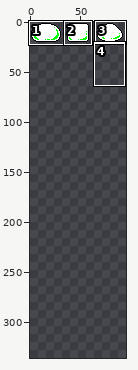
A pixel-art file gets an edit: asesprite/body.aseprite. Above: a wide view before the commit, with the close-up outlined.
Close-up. The starting point:
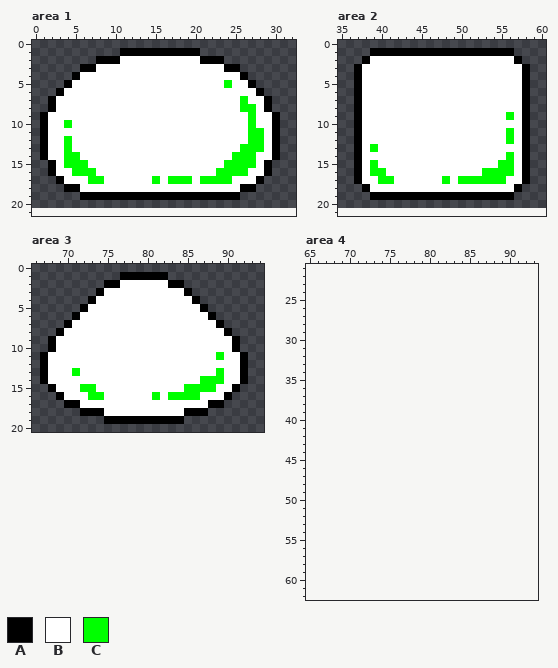
96x21 pixels, 1 frame. Shown: area 1: x 0..32, y 0..21; area 2: x 35..60, y 0..21; area 3: x 66..94, y 0..20; area 4: x 65..93, y 21..62. The old version is drawn lined up with the new one, on the new canvas. The commit also changed other parts of the picture, which this record leaves out.
Palette (. is transparent): A #000000  B #ffffff  C #00ff00
Once edited:
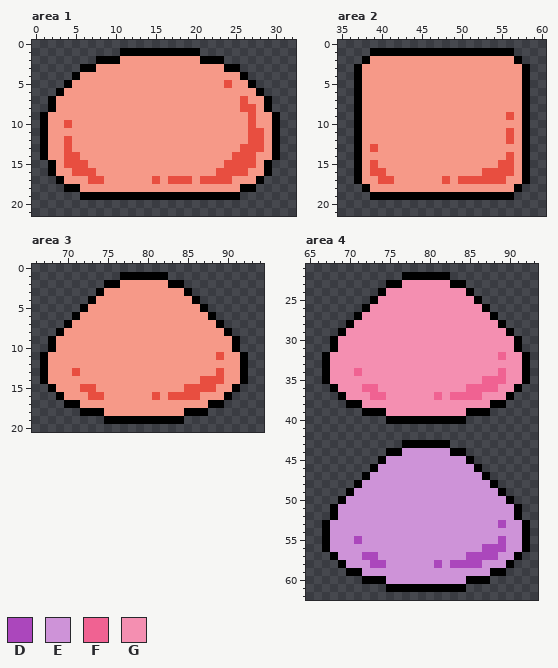
Colours new in this view: D #ab47bc  E #ce93d8  F #f06292  G #f48fb1
Changes in this commit:
canvas 96x21 -> 96x336
@@ palette @@
-B #ffffff
+B #f69988
-C #00ff00
+C #e84e40
--- area 4
@@ x 65..93 @@
 21 .............................
-22 .............................
-23 .............................
-24 .............................
-25 .............................
-26 .............................
-27 .............................
-28 .............................
-29 .............................
-30 .............................
-31 .............................
-32 .............................
-33 .............................
-34 .............................
-35 .............................
-36 .............................
-37 .............................
-38 .............................
-39 .............................
-40 .............................
+22 ............AAAAAA...........
+23 ..........AAGGGGGGAA.........
+24 .........AGGGGGGGGGGA........
+25 ........AGGGGGGGGGGGGA.......
+26 .......AGGGGGGGGGGGGGGA......
+27 ......AGGGGGGGGGGGGGGGGA.....
+28 .....AGGGGGGGGGGGGGGGGGGA....
+29 ....AGGGGGGGGGGGGGGGGGGGGA...
+30 ...AGGGGGGGGGGGGGGGGGGGGGGA..
+31 ...AGGGGGGGGGGGGGGGGGGGGGGA..
+32 ..AGGGGGGGGGGGGGGGGGGGGGFGGA.
+33 ..AGGGGGGGGGGGGGGGGGGGGGGGGA.
+34 ..AGGGFGGGGGGGGGGGGGGGGGFGGA.
+35 ..AGGGGGGGGGGGGGGGGGGGFFFGGA.
+36 ...AGGGFFGGGGGGGGGGGFFFFGGA..
+37 ....AGGGFFGGGGGGFGFFFFGGGA...
+38 .....AAGGGGGGGGGGGGGGGGAA....
+39 .......AAAGGGGGGGGGGAAA......
+40 ..........AAAAAAAAAA.........
 41 .............................
 42 .............................
-43 .............................
-44 .............................
-45 .............................
-46 .............................
-47 .............................
-48 .............................
-49 .............................
-50 .............................
-51 .............................
-52 .............................
-53 .............................
-54 .............................
-55 .............................
-56 .............................
-57 .............................
-58 .............................
-59 .............................
-60 .............................
-61 .............................
+43 ............AAAAAA...........
+44 ..........AAEEEEEEAA.........
+45 .........AEEEEEEEEEEA........
+46 ........AEEEEEEEEEEEEA.......
+47 .......AEEEEEEEEEEEEEEA......
+48 ......AEEEEEEEEEEEEEEEEA.....
+49 .....AEEEEEEEEEEEEEEEEEEA....
+50 ....AEEEEEEEEEEEEEEEEEEEEA...
+51 ...AEEEEEEEEEEEEEEEEEEEEEEA..
+52 ...AEEEEEEEEEEEEEEEEEEEEEEA..
+53 ..AEEEEEEEEEEEEEEEEEEEEEDEEA.
+54 ..AEEEEEEEEEEEEEEEEEEEEEEEEA.
+55 ..AEEEDEEEEEEEEEEEEEEEEEDEEA.
+56 ..AEEEEEEEEEEEEEEEEEEEDDDEEA.
+57 ...AEEEDDEEEEEEEEEEEDDDDEEA..
+58 ....AEEEDDEEEEEEDEDDDDEEEA...
+59 .....AAEEEEEEEEEEEEEEEEAA....
+60 .......AAAEEEEEEEEEEAAA......
+61 ..........AAAAAAAAAA.........
 62 .............................
